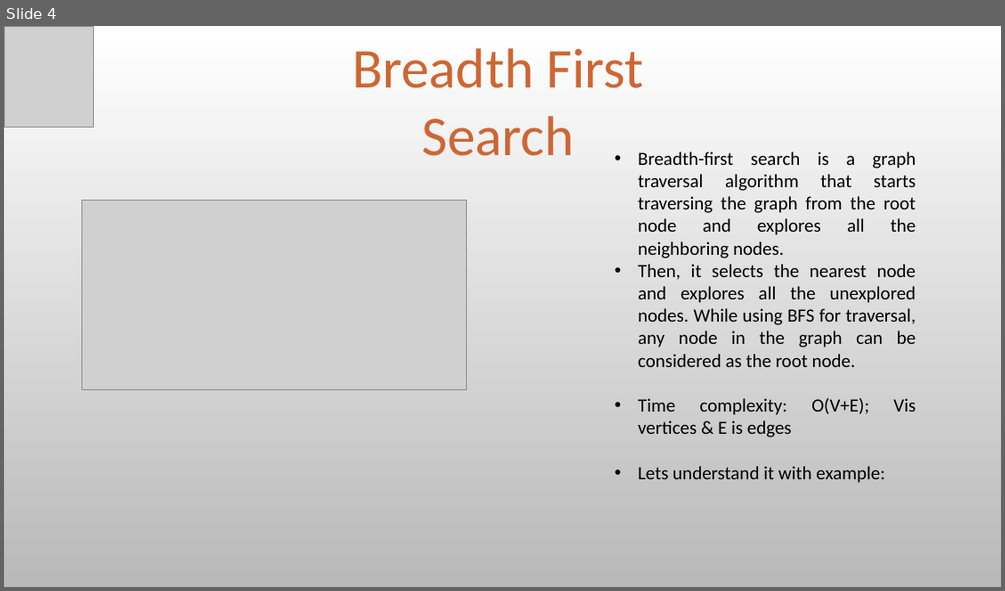
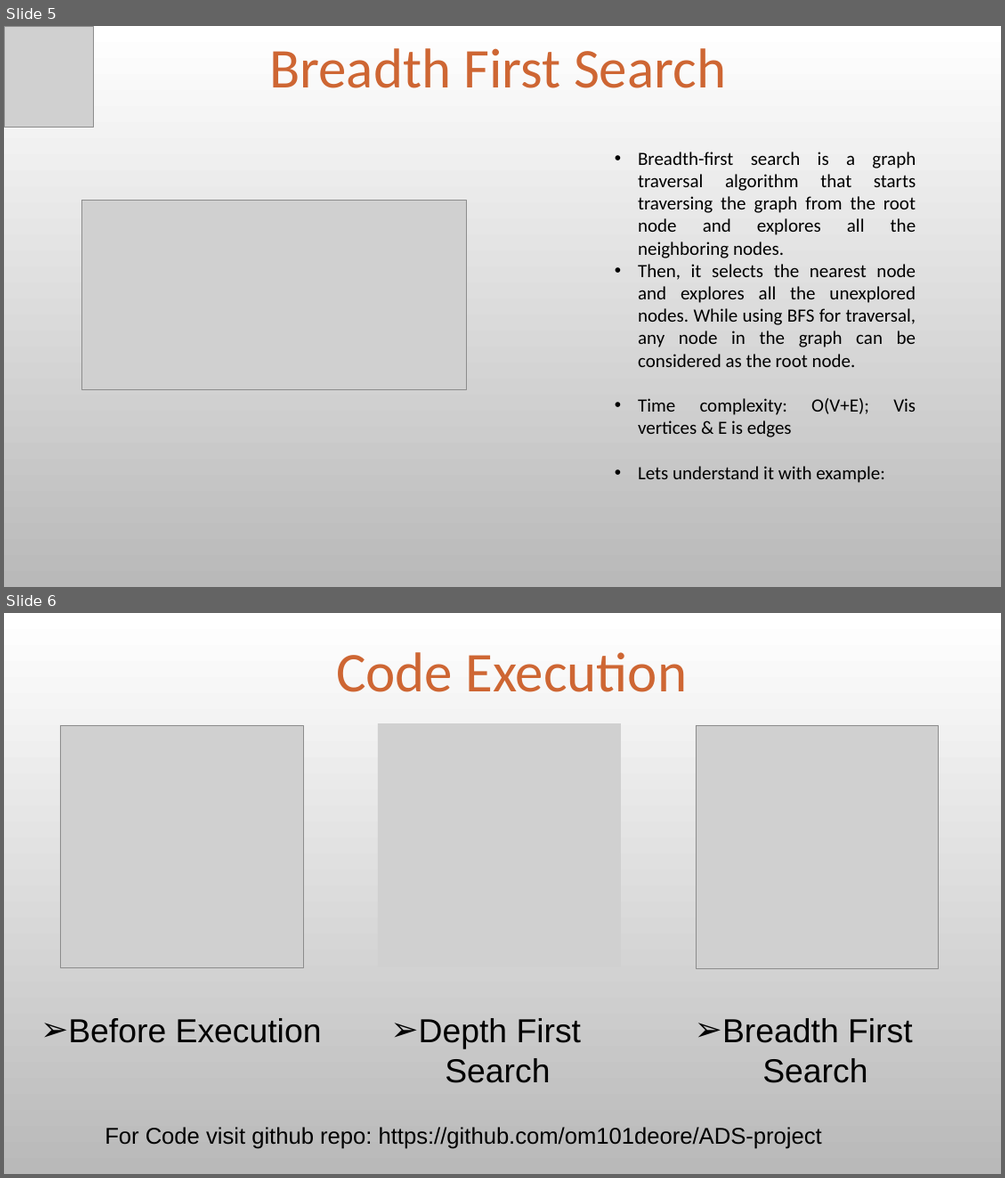
Before and after one commit to om101deore/ADS-project, a slide deck: ADS PPT.pptx. Shown one above the other, each under a label of ours: slide 4 before the commit, slides 5 and 6 after it. The pictures are 1005x591 and 1005x1178 pixels, drawn with LibreOffice and Linux fonts; fonts in the diff are those of the drawing; grey boxes stand for pictures; background and template pictures are left out. Boxes give left, top, right and bottom in pixels: in the first picture for what was removed or moved away, otherwise in the second. Text is boxed around its words. In the diff, an @@ line names an element or a change of style, - is before the commit and + after.

```diff
--- a/ADS PPT.pptx
+++ b/ADS PPT.pptx
@@ slide 6 added at <box>4,613,1001,1174</box>, background picture (left out) @@
@@ text added at <box>336,652,688,692</box>, 54 pt, text #CE6633 @@
+Code Execution
@@ picture added at <box>60,725,303,968</box> @@
@@ picture added at <box>378,723,621,966</box> @@
@@ picture added at <box>696,725,938,968</box> @@
@@ text added at <box>68,1018,322,1043</box>, 32 pt, text #000000 @@
+➢ Before Execution
@@ text added at <box>419,1018,582,1083</box>, 32 pt, text #000000 @@
+➢ Depth First Search
@@ text added at <box>722,1018,913,1083</box>, 32 pt, text #000000 @@
+➢ Breadth First Search
@@ text added at <box>105,1127,822,1149</box>, 22 pt, text #000000 @@
+For Code visit github repo: https://github.com/om101deore/ADS-project
@@ what was slide 4 is now slide 5 @@
@@ slide 5 changed as well @@
@@ text "Breadth First Search": place and size @@
-text "Breadth First Search" at <box>352,48,643,156</box>
+text "Breadth First Search" at <box>269,48,726,88</box>
@@ text "Breadth First Search" at <box>269,48,726,88</box>: text colour gradient #683319 to #CE6633 to #E2A385 to #CE6633 @@
```
Also in this commit, not shown: 6 other slides changed, 1 other slide added, 3 slides removed.
